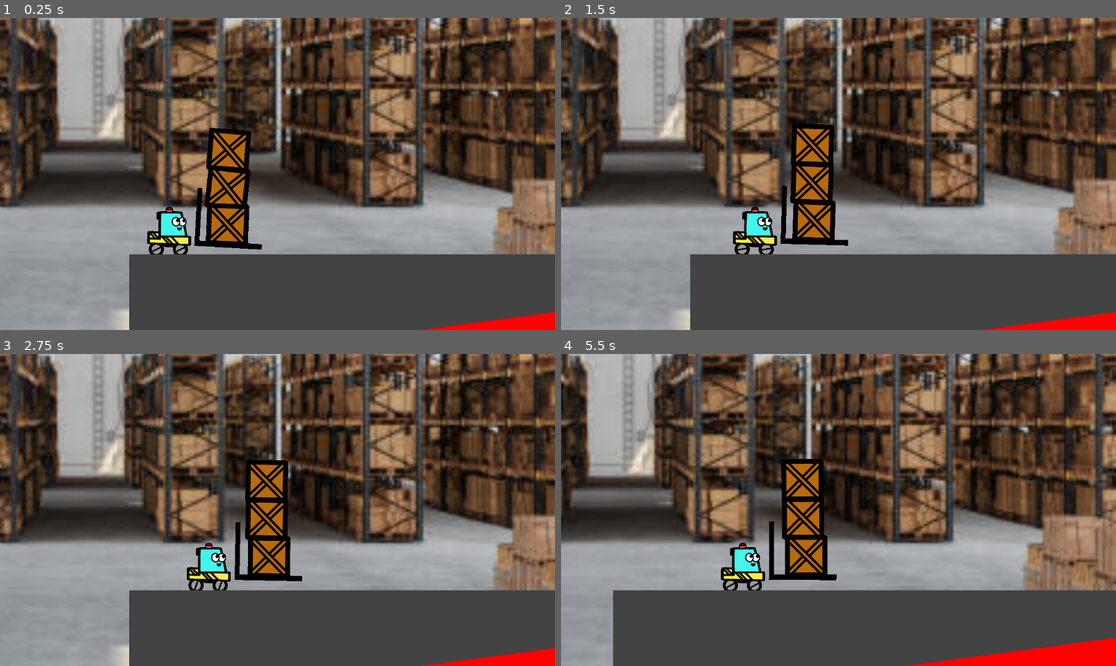
Above: before the commit, frames 1-4 (two rows, left to right).
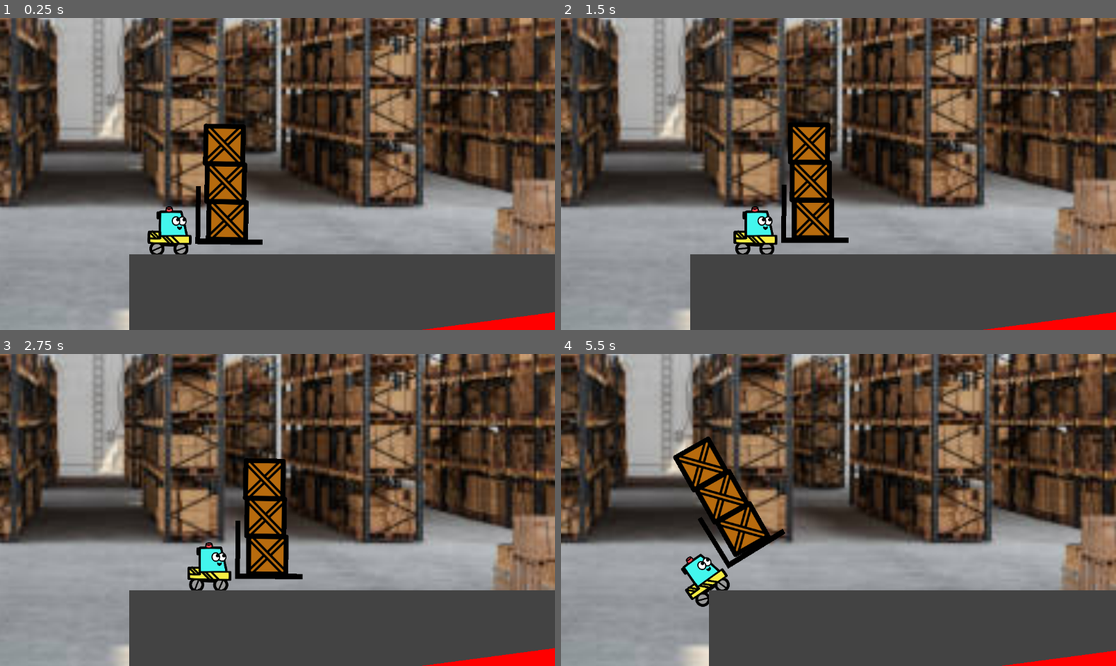
Above: after the commit, the same moments.

Repository: CourtlandCrouchet/OneTrip
Game: Godot game, scene res://Scenes/main.tscn
Same seed, same stepped clock (60 frames per second), same inputs: the game is played once before the commit and once after it.
Inputs:
- Up to frame 1 (0.25 s): no input
- Up to frame 2 (1.5 s): hold Right (move_right) 0.53-1.28 s; hold Left (move_left) from 1.28 s (still down)
- Up to frame 3 (2.75 s): release Left (move_left) at 2.03 s; hold Right (move_right) from 2.03 s (still down)
- Up to frame 4 (5.5 s): release Right (move_right) at 3.53 s; hold Left (move_left) from 3.53 s (still down); tap P (reset_level, bound only after the commit) at 4.15 s

The runs differ from the first frame. In frame 1, 2.5% of the frame differs, in the area x 26-48%, y 33-76%; in frame 2, 2.0%; in frame 3, 1.9%; in frame 4, 54%, in the area x 0-100%, y 0-100%.

Commit message:
Reset with P

Diff:
--- a/Scripts/main.gd
+++ b/Scripts/main.gd
@@ -3,9 +3,9 @@
 
 # Called when the node enters the scene tree for the first time.
 func _ready():
-	pass # Replace with function body.
-
+	pass
 
 # Called every frame. 'delta' is the elapsed time since the previous frame.
 func _process(delta):
-	pass
+	if Input.is_action_just_pressed("reset_level"):
+		get_tree().reload_current_scene()
--- a/project.godot
+++ b/project.godot
@@ -29,3 +29,22 @@
 , Object(InputEventKey,"resource_local_to_scene":false,"resource_name":"","device":-1,"window_id":0,"alt_pressed":false …(183 unchanged characters)…
 ]
 }
+rotate_left={
+"deadzone": 0.5,
+"events": [Object(InputEventKey,"resource_local_to_scene":false,"resource_name":"","device":-1,"window_id":0,"alt_pressed":false,"shift_pressed":false,"ctrl_pressed":false,"meta_pressed":false,"pressed":false,"keycode":0,"physical_keycode":81,"key_label":0,"unicode":113,"location":0,"echo":false,"script":null)
+]
+}
+rotate_right={
+"deadzone": 0.5,
+"events": [Object(InputEventKey,"resource_local_to_scene":false,"resource_name":"","device":-1,"window_id":0,"alt_pressed":false,"shift_pressed":false,"ctrl_pressed":false,"meta_pressed":false,"pressed":false,"keycode":0,"physical_keycode":69,"key_label":0,"unicode":101,"location":0,"echo":false,"script":null)
+]
+}
+reset_level={
+"deadzone": 0.5,
+"events": [Object(InputEventKey,"resource_local_to_scene":false,"resource_name":"","device":-1,"window_id":0,"alt_pressed":false,"shift_pressed":false,"ctrl_pressed":false,"meta_pressed":false,"pressed":false,"keycode":0,"physical_keycode":80,"key_label":0,"unicode":112,"location":0,"echo":false,"script":null)
+]
+}
+
+[physics]
+
+common/physics_ticks_per_second=120
